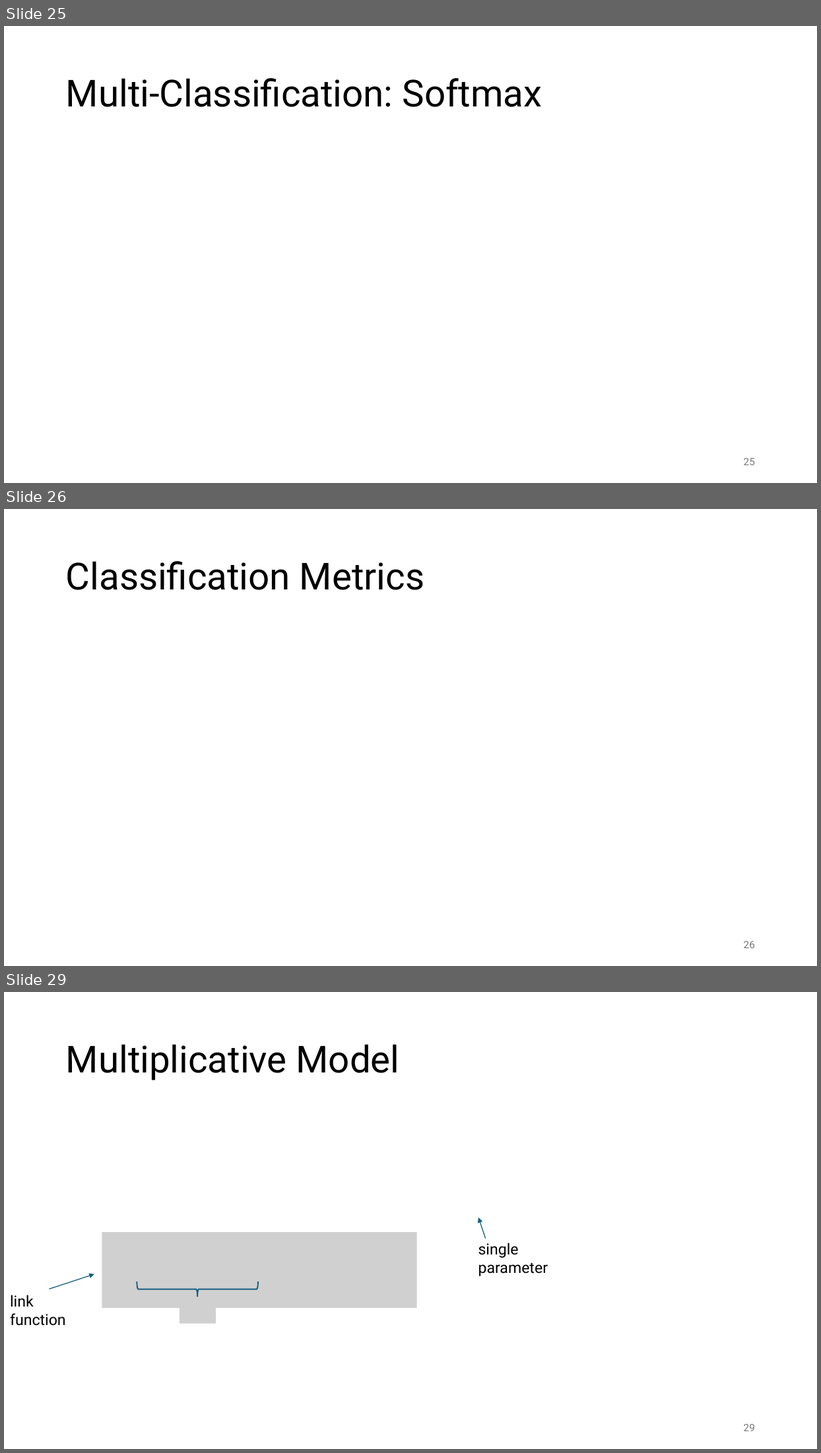
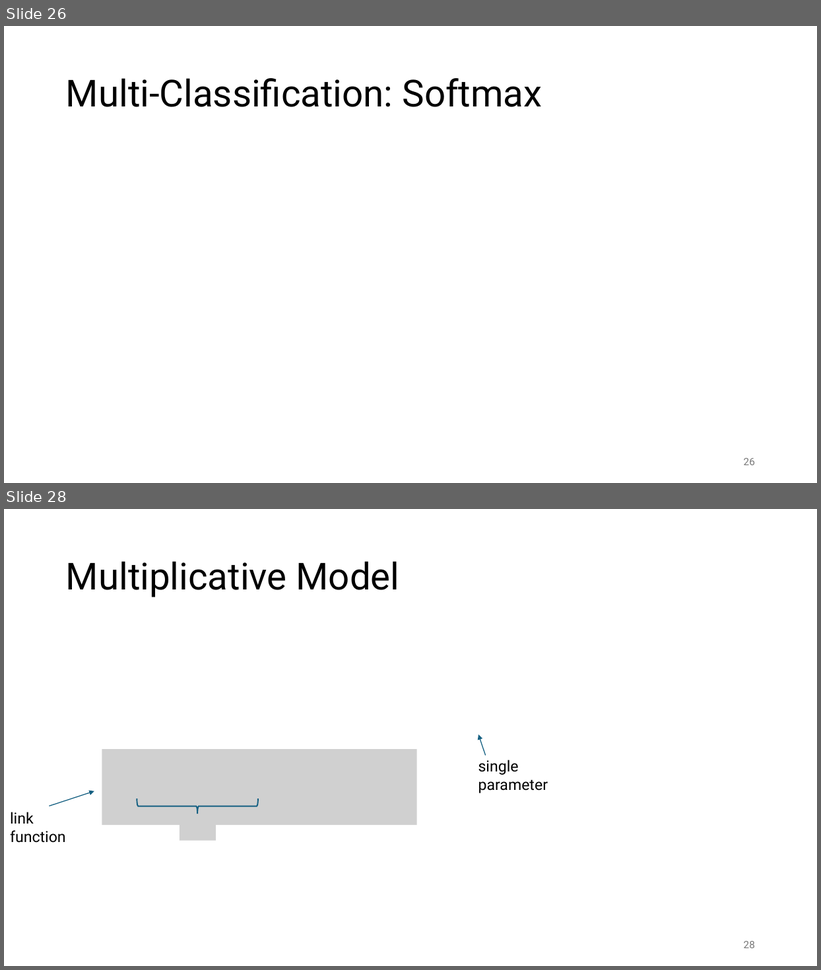
Before and after one commit to FelixWick/data_science, a slide deck: slides/5_ML.pptx. Shown one above the other, each under a label of ours: slides 25, 26 and 29 before the commit, slides 26 and 28 after it; the slides between them are not shown. The pictures are 821x1453 and 821x970 pixels, drawn with LibreOffice and Linux fonts; fonts in the diff are those of the drawing; grey boxes stand for pictures. Boxes give left, top, right and bottom in pixels: in the first picture for what was removed or moved away, otherwise in the second. Text is boxed around its words. In the diff, an @@ line names an element or a change of style, - is before the commit and + after.

```diff
--- a/slides/5_ML.pptx
+++ b/slides/5_ML.pptx
@@ slide 26 removed at <box>4,509,817,966</box>, background #FFFFFF @@
@@ title removed at <box>66,561,424,590</box> @@
-Classification Metrics
@@ page number removed at <box>744,941,755,949</box> @@
-26
@@ what was slide 25 is now slide 26 @@
@@ what was slide 29 is now slide 28 @@
```
Also in this commit, not shown: 3 slides changed, 1 slide added, 3 other slides removed, 5 other files.
